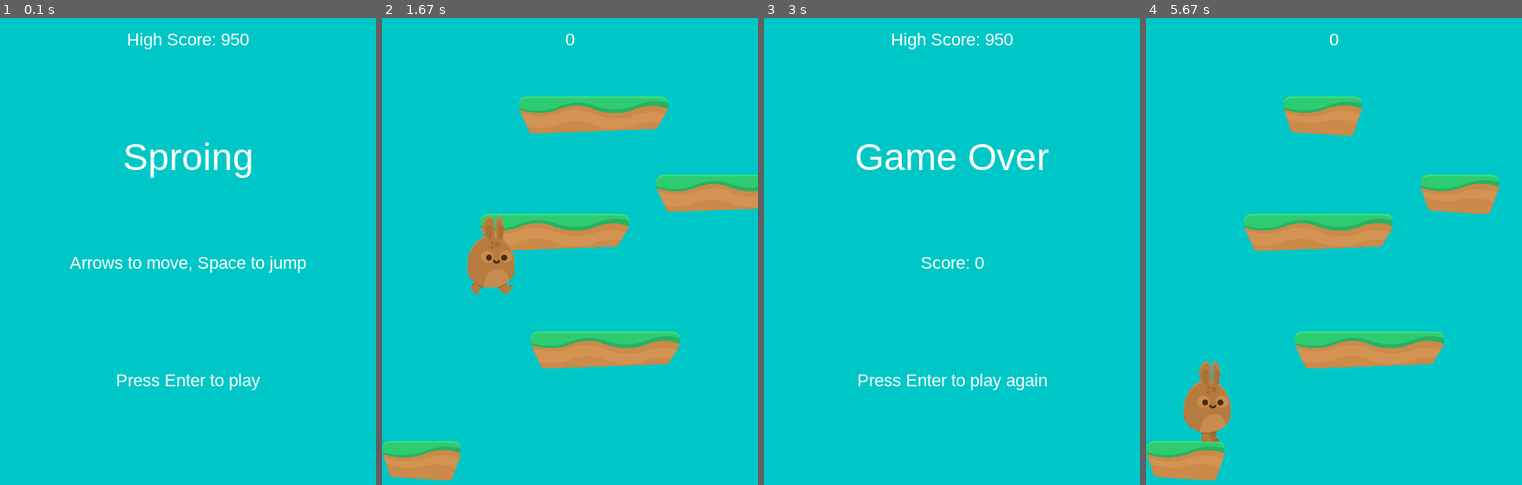
Above: before the commit, frames 1-4 (left to right).
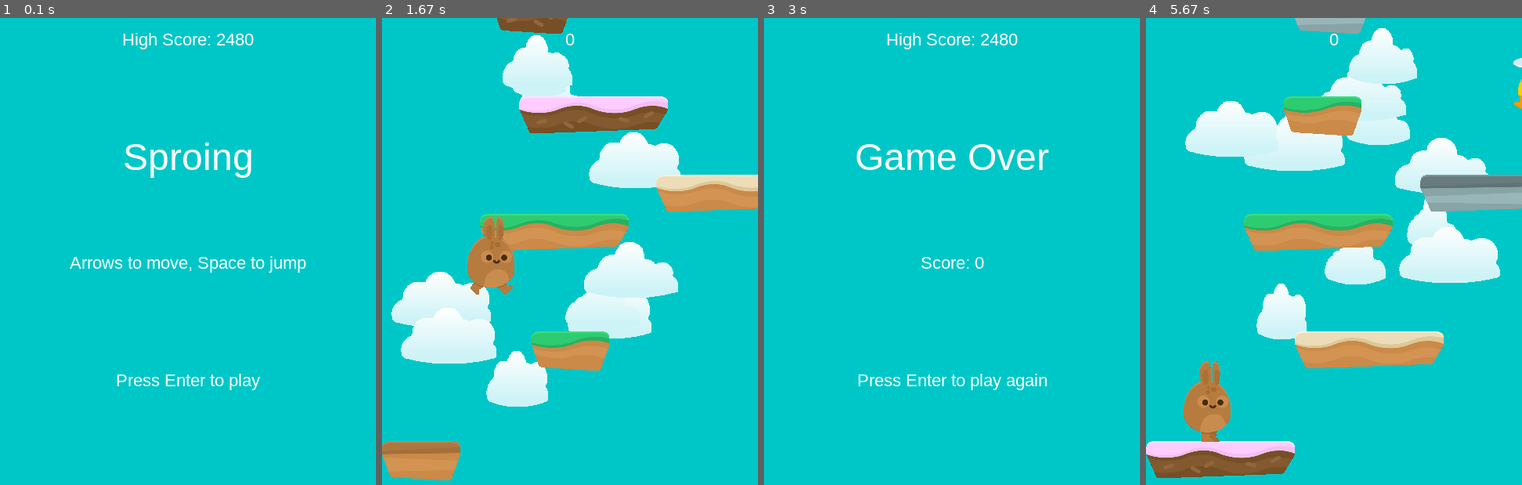
Above: after the commit, the same moments.

Repository: CheeseTheCat/python-2020-2021-classwork
Game: pygame game, started from Games/Sproing/Sproing.py
Two runs of this game, one before a commit and one after it. Both use one fixed random seed, a clock stepped at 60 frames per second and the inputs below.
Inputs:
- Up to frame 1 (0.1 s): no input
- Up to frame 2 (1.67 s): tap Enter at 0.33 s; hold Right 0.67-1.13 s; hold Up 1.17-1.47 s; hold Right from 1.5 s (still down)
- Up to frame 3 (3 s): release Right at 1.97 s; hold Left 2-2.53 s; hold Left 2.57-2.97 s
- Up to frame 4 (5.67 s): tap Enter at 3 s; hold Right 3.33-3.97 s; hold Left 4-4.47 s; tap Keypad Enter at 5 s; hold Right from 5.33 s (still down)

The runs differ from the first frame. In frame 1, 0.5% of the frame differs, in the area x 32-68%, y 3-7%; in frame 2, 19%; in frame 3, 0.5%; in frame 4, 20%, in the area x 0-100%, y 0-99%.

Commit message:
Ding Dong My Game Is done

Diff:
--- a/Games/Sproing/Sproing.py
+++ b/Games/Sproing/Sproing.py
@@ -29,6 +29,11 @@
             except:
                 self.highscore = 0
 
+        # clouds!
+        self.cloud_images = []
+        for i in range(1,4):
+            self.cloud_images.append(pg.image.load(path.join(img_dir, 'cloud{}.png'.format(i))).convert())
+
         # load spritesheet img
         self.spritesheet = Spritesheet(path.join(img_dir, SPRITESHEET))
 
@@ -40,13 +45,19 @@
     def new(self):
         # start a new game
         self.score = 0
-        self.all_sprites = pg.sprite.Group()
+        self.all_sprites = pg.sprite.LayeredUpdates()
         self.platforms = pg.sprite.Group()
         self.powerups = pg.sprite.Group()
+        self.mobs = pg.sprite.Group()
+        self.clouds = pg.sprite.Group()
         self.player = Player(self)
         for plat in PLATFORM_LIST:
             Platform(self, *plat)
-            pg.mixer.music.load(path.join(self.snd_dir, 'Happy Tune.ogg'))
+        for i in range(10):
+            c = Cloud(self)
+            c.rect.y += 500
+        self.mob_timer = 0
+        pg.mixer.music.load(path.join(self.snd_dir, 'Happy Tune.ogg'))
         self.run()
 
     def run(self):
@@ -77,6 +88,17 @@
 
     def update(self):
         self.all_sprites.update()
+
+        # spawn mob?
+        now = pg.time.get_ticks()
+        if now - self.mob_timer > MOB_FREQ + random.choice([-1000, -500, 0, 500, 1000]):
+            self.mob_timer = now
+            Mob(self)
+
+        # if mob hits player
+        mob_hits = pg.sprite.spritecollide(self.player, self.mobs, False, pg.sprite.collide_mask)
+        if mob_hits:
+            self.playing = False
 
         # collision code
         if self.player.vel.y > 0:
@@ -95,7 +117,13 @@
 
         # if player reaches top 1/4 of screen
         if self.player.rect.top <= HEIGHT /4:
+            if random.randrange(100) < 15:
+                Cloud(self)
             self.player.pos.y += max(abs(self.player.vel.y), 2)
+            for cloud in self.clouds:
+                cloud.rect.y += max(abs(self.player.vel.y / 2), 2)
+            for mob in self.mobs:
+                mob.rect.y += max(abs(self.player.vel.y), 2)
             for plat in self.platforms:
                 plat.rect.y += max(abs(self.player.vel.y), 2)
                 if plat.rect.top >= HEIGHT:
@@ -105,8 +133,7 @@
             # spawn new platforms to keep same average number
         while len(self.platforms) < 6:
             width = random.randrange(50, 100)
-            Platform(self, random.randrange(0, WIDTH - width),
-                         random.randrange(-75, -30))
+            Platform(self, random.randrange(0, WIDTH - width),-30) # random.randrange(-50, -40)
 
         # if player hits powerups
         pow_hits = pg.sprite.spritecollide(self.player, self.powerups, True)
@@ -129,7 +156,6 @@
     def draw(self):
         self.screen.fill(CYAN)
         self.all_sprites.draw(self.screen)
-        self.screen.blit(self.player.image, self.player.rect)
         self.draw_text(str(self.score), 22, WHITE, WIDTH / 2, 15)
 
         pg.display.flip()
--- a/Games/Sproing/highscore.txt
+++ b/Games/Sproing/highscore.txt
@@ -1 +1 @@
-950
+2480
--- a/Games/Sproing/settings.py
+++ b/Games/Sproing/settings.py
@@ -42,7 +42,13 @@
 PLAYER_FRICTION = -0.12
 PLAYER_GRAV = 0.8
 PLAYER_JUMP = 20
+PLAYER_LAYER = 2
 
 # Game Properties
 BOOST_POWER = 60
 POW_SPAWN_PCT = 7
+MOB_FREQ = 5000
+PLATFORM_LAYER = 1
+POW_LAYER = 2
+MOB_LAYER = 2
+CLOUD_LAYER = 0
--- a/Games/Sproing/sprites.py
+++ b/Games/Sproing/sprites.py
@@ -18,6 +18,7 @@
 
 class Player(pg.sprite.Sprite):
     def __init__(self, game):
+        self._layer = PLAYER_LAYER
         self.groups = game.all_sprites
         pg.sprite.Sprite.__init__(self, self.groups)
         self.game = game
@@ -114,13 +115,24 @@
                 self.rect = self.image.get_rect()
                 self.rect.bottom = bottom
 
+        self.mask = pg.mask.from_surface(self.image)
+
 class Platform(pg.sprite.Sprite):
     def __init__(self, game, x, y):
+        self._layer = PLATFORM_LAYER
         self.groups = game.all_sprites, game.platforms
         pg.sprite.Sprite.__init__(self, self.groups)
         self.game = game
         images = [self.game.spritesheet.get_image(0, 288, 380, 94),
-                  self.game.spritesheet.get_image(213, 1662, 201, 100)]
+                  self.game.spritesheet.get_image(213, 1662, 201, 100),
+                  self.game.spritesheet.get_image(0, 576, 380, 94),
+                  self.game.spritesheet.get_image(218, 1456, 201, 100),
+                  self.game.spritesheet.get_image(0, 672, 380, 94),
+                  self.game.spritesheet.get_image(208, 1879, 201, 100),
+                  self.game.spritesheet.get_image(0, 96, 380, 94),
+                  self.game.spritesheet.get_image(382, 408, 200, 100),
+                  self.game.spritesheet.get_image(0, 960, 380, 94),
+                  self.game.spritesheet.get_image(218, 1558, 200, 100)]
         self.image = random.choice(images)
         self.image.set_colorkey(BLACK)
         self.rect = self.image.get_rect()
@@ -131,6 +143,7 @@
 
 class Pow(pg.sprite.Sprite):
     def __init__(self, game, plat):
+        self._layer = POW_LAYER
         self.groups = game.all_sprites, game.powerups
         pg.sprite.Sprite.__init__(self, self.groups)
         self.game = game
@@ -148,7 +161,57 @@
             self.kill()
 
 class Mob(pg.sprite.Sprite):
-    def __init__(self, game, plat):
+    def __init__(self, game):
+        self._layer = MOB_LAYER
         self.groups = game.all_sprites, game.mobs
         pg.sprite.Sprite.__init__(self, self.groups)
         self.game = game
+        self.image_up = self.game.spritesheet.get_image(566, 510, 122, 139)
+        self.image_up.set_colorkey(BLACK)
+        self.image_down = self.game.spritesheet.get_image(568, 1534, 122, 135)
+        self.image_down.set_colorkey(BLACK)
+        self.image = self.image_up
+        self.rect = self.image.get_rect()
+        self.rect.centerx = random.choice([-100, WIDTH + 100])
+        self.vx = random.randrange(1, 4)
+        if self.rect.centerx > WIDTH:
+            self.vx *= -1
+        self.rect.y = random.randrange(HEIGHT / 2)
+        self.vy = 0
+        self.dy = 0.5
+
+    def update(self):
+        self.rect.x += self.vx
+        self.vy += self.dy
+        if self.vy > 3 or self.vy < -3:
+            self.dy *= -1
+        center = self.rect.center
+        if self.dy < 0:
+            self.image = self.image_up
+        else:
+            self.image = self.image_down
+        self.rect = self.image.get_rect()
+        self.mask = pg.mask.from_surface(self.image)
+        self.rect.center = center
+        self.rect.y += self.vy
+        if self.rect.left > WIDTH + 100 or self.rect.right < -100:
+            self.kill()
+
+class Cloud(pg.sprite.Sprite):
+    def __init__(self, game):
+        self._layer = CLOUD_LAYER
+        self.groups = game.all_sprites, game.clouds
+        pg.sprite.Sprite.__init__(self, self.groups)
+        self.game = game
+        self.image = random.choice(self.game.cloud_images)
+        self.image.set_colorkey(BLACK)
+        self.rect = self.image.get_rect()
+        scale = random.randrange(50, 101) / 100
+        self.image = pg.transform.scale(self.image, (int(self.rect.width * scale),
+                                                     int(self.rect.height)))
+        self.rect.x = random.randrange(WIDTH - self.rect.width)
+        self.rect.y = random.randrange(-500, - 50)
+
+    def update(self):
+        if self.rect.top > HEIGHT * 2:
+            self.kill()
Binary file added: Games/Sproing/img/cloud1.png
Binary file added: Games/Sproing/img/cloud2.png
Binary file added: Games/Sproing/img/cloud3.png
